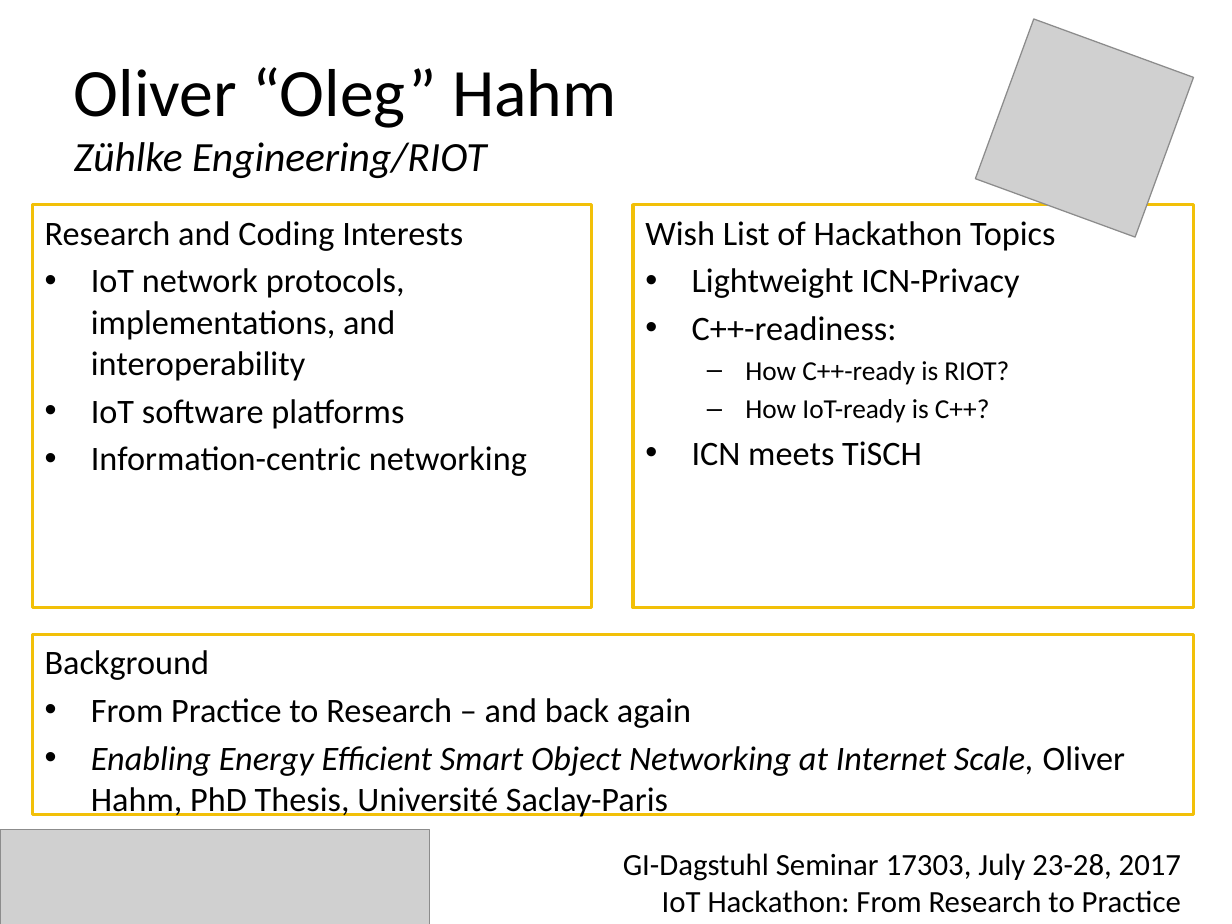
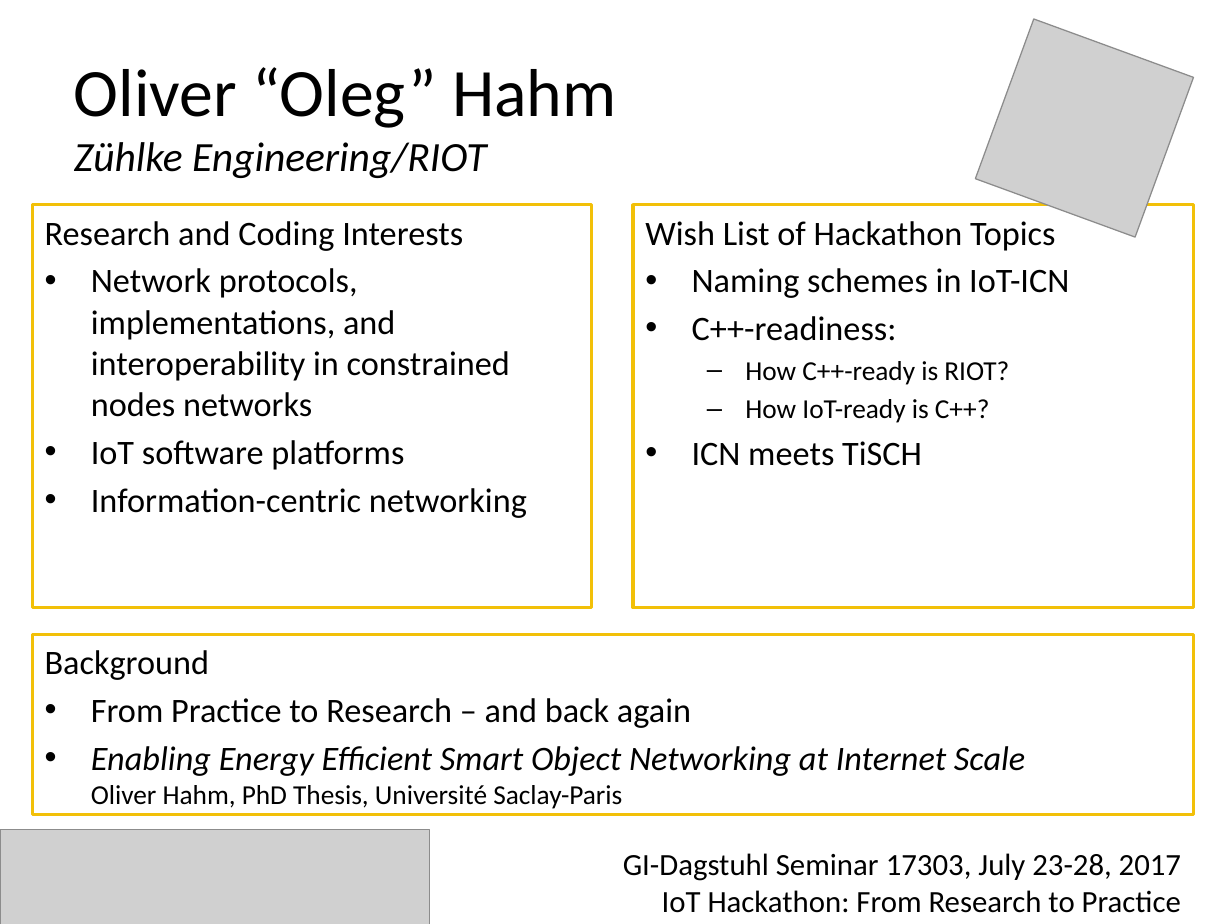
Before and after one commit to dagstuhl-hackathon17/orga, a slide deck: slide 1 of slides/intro-olha.pptx. Drawn at 1232x924 pixels with LibreOffice and Linux fonts; fonts in the diff are those of the drawing; grey boxes stand for pictures. Boxes give left, top, right and bottom in pixels: in the first picture for what was removed or moved away, otherwise in the second. Text is boxed around its words. In the diff, an @@ line names an element or a change of style, - is before the commit and + after.

Commit message:
Updated slides olha

```diff
--- a/slides/intro-olha.pptx
+++ b/slides/intro-olha.pptx
@@ text in rectangle at [91, 268, 510, 417]: text changed @@
-• IoT network protocols, implementations, and interoperability
+• Network protocols, implementations, and interoperability in constrained nodes networks
@@ text in rectangle at [692, 268, 1069, 298]: text changed @@
-• Lightweight ICN-Privacy
+• Naming schemes in IoT-ICN
@@ text in rectangle at [91, 746, 1025, 809]: text changed @@
-• Enabling Energy Efficient Smart Object Networking at Internet Scale, Oliver Hahm, PhD Thesis, Université Saclay-Paris
+• Enabling Energy Efficient Smart Object Networking at Internet Scale
+  Oliver Hahm, PhD Thesis, Université Saclay-Paris
```
Also in this commit, not shown: 1 other file.
